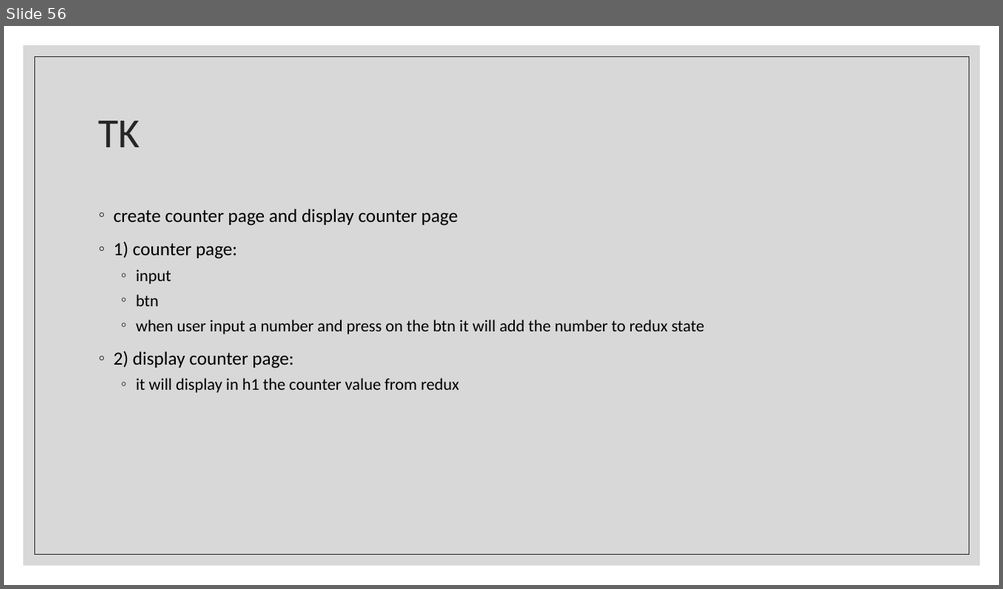
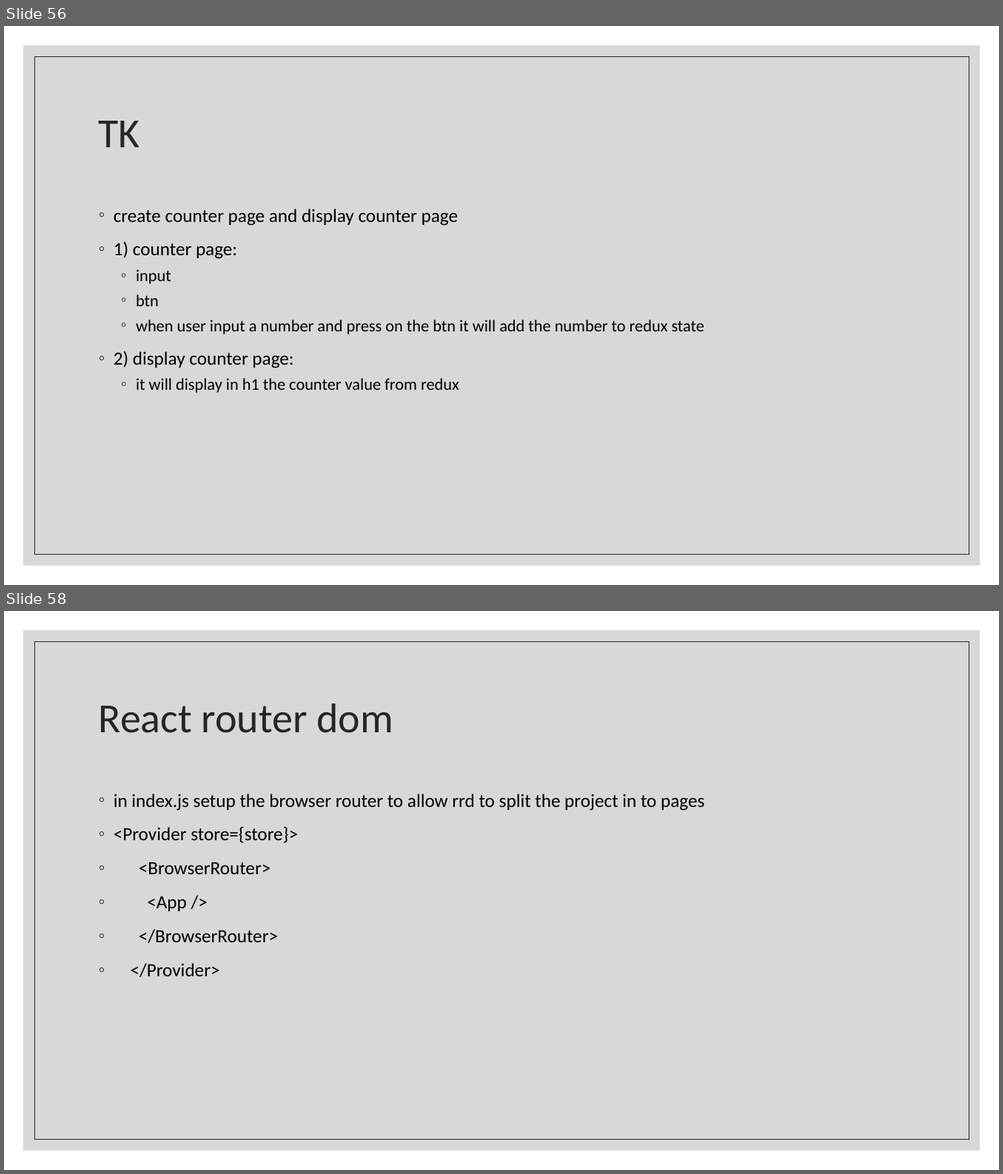
Before and after one commit to Rlss91/ht_W011121MR_morning_first-project, a slide deck: docs/React.pptx. Shown one above the other, each under a label of ours: slide 56 before the commit, slides 56 and 58 after it; the slides between them are not shown. The pictures are 1003x589 and 1003x1174 pixels, drawn with LibreOffice and Linux fonts; fonts in the diff are those of the drawing. Boxes give left, top, right and bottom in pixels: in the first picture for what was removed or moved away, otherwise in the second. Text is boxed around its words. In the diff, an @@ line names an element or a change of style, - is before the commit and + after.

```diff
--- a/docs/React.pptx
+++ b/docs/React.pptx
@@ slide 58 added at (x1=4, y1=611, x2=999, y2=1170), background #FFFFFF; not listed: 2 template elements that a slide beside it also shows @@
@@ title added at (x1=99, y1=703, x2=393, y2=733), 40 pt, text #262626 @@
+React router dom
@@ text added at (x1=114, y1=794, x2=704, y2=977), 18 pt, text #000000 @@
+◦ in index.js setup the browser router to allow rrd to split the project in to pages
+◦ <Provider store={store}>
+◦ <BrowserRouter>
+◦ <App />
+◦ </BrowserRouter>
+◦ </Provider>
```
Also in this commit, not shown: 4 other slides added, 9 other files.
